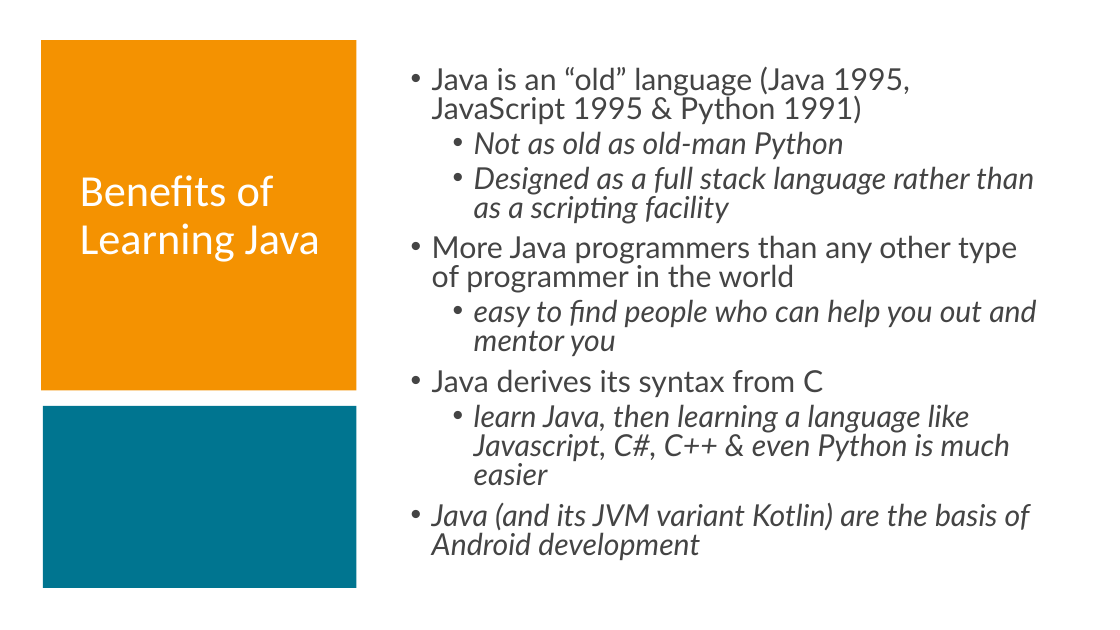
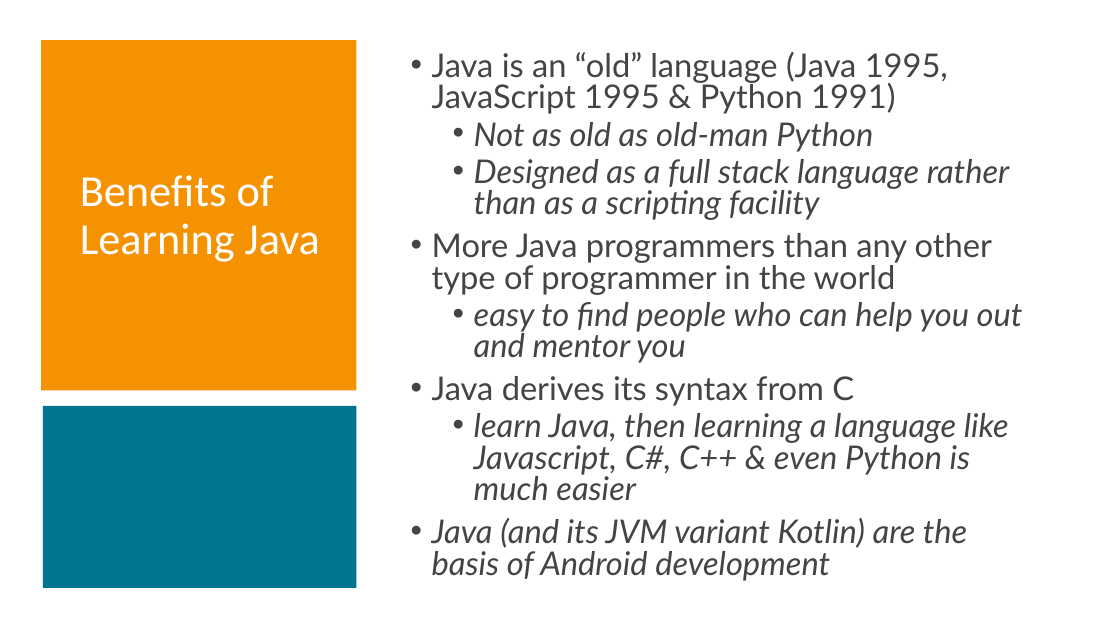
Before and after one commit to Sebas-gatica-dev/JCP_EC_Education_WG_Presentation, a slide deck: slide 6 of Java in Education For JUGs Without Notes.pptx. Drawn at 1120x630 pixels with LibreOffice and Linux fonts; fonts in the diff are those of the drawing. Boxes give left, top, right and bottom in pixels: in the first picture for what was removed or moved away, otherwise in the second. Text is boxed around its words. In the diff, an @@ line names an element or a change of style, - is before the commit and + after.

```diff
--- a/Java in Education For JUGs Without Notes.pptx
+++ b/Java in Education For JUGs Without Notes.pptx
@@ text "Java is an “old” language ...": place and size @@
-text "Java is an “old” language ..." at box(432, 67, 1036, 560)
+text "Java is an “old” language ..." at box(432, 52, 1023, 581)
@@ text "Java is an “old” language ..." at box(432, 52, 1023, 581): size 25.9 to 28 pt @@
```
Also in this commit, not shown: 7 other slides changed, 1 other file.
